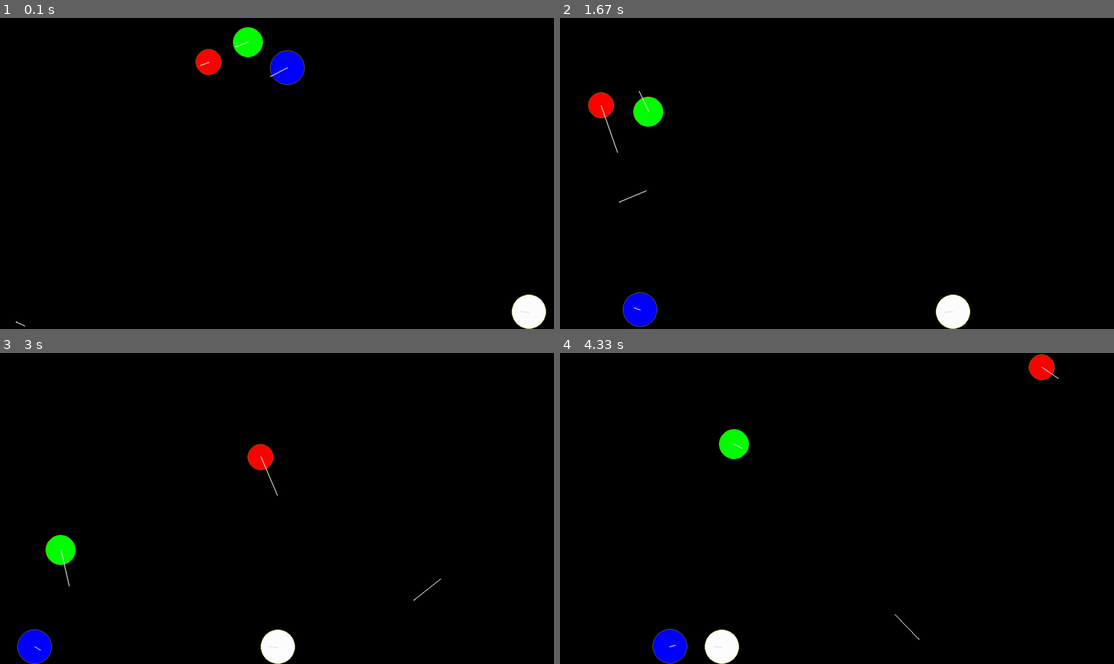
Above: before the commit, frames 1-4 (two rows, left to right).
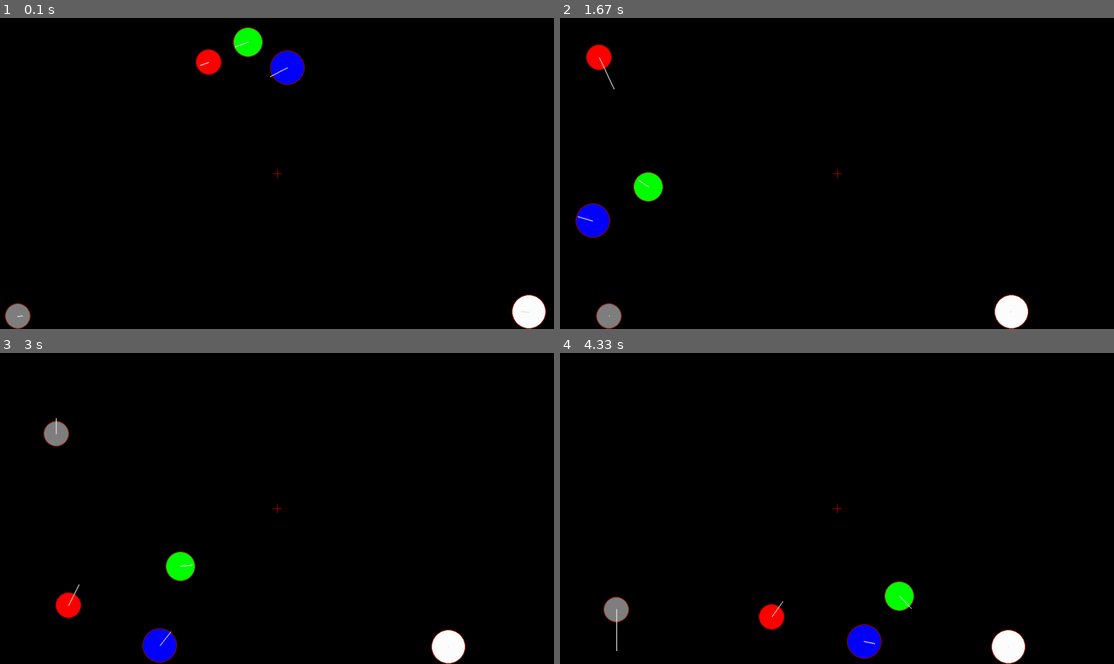
Above: after the commit, the same moments.

Repository: Archasmiel/pygame_bouncing-physics-ball
Game: pygame game, started from start.py
Same seed, same stepped clock (60 frames per second), same inputs: the game is played once before the commit and once after it.
Inputs:
- Up to frame 1 (0.1 s): no input
- Up to frame 2 (1.67 s): no input
- Up to frame 3 (3 s): no input
- Up to frame 4 (4.33 s): no input

The runs differ from the first frame. In frame 1, 0.6% of the frame differs, in the area x 0-99%, y 2-100%; in frame 2, 4.1%; in frame 3, 4.1%, in the area x 3-85%, y 20-100%; in frame 4, 4.1%.

Commit message:
Upload 13.03.2022 - shortened methods update_coordinates, check_bounds, normalizing_balls - added friction power (update_friction, check_bounds)

Diff:
--- a/libs/objects.py
+++ b/libs/objects.py
@@ -1,8 +1,10 @@
-from math import radians, cos, sin, atan
+from math import cos, sin, atan
 
 import pygame
 from libs.physics import Physics
 from libs.types import Color
+
+g = 9.81 * 100
 
 
 def add_list(arr1: list, arr2: list):
@@ -13,7 +15,7 @@
 
 
 def mult_list(mult: float, arr: list):
-    return [mult*elem for elem in arr]
+    return [mult * elem for elem in arr]
 
 
 class Ball:
@@ -28,59 +30,85 @@
     @staticmethod
     def equalify(coord1, coord2, ineq, trig):
         if coord1 > coord2:
-            coord1 += ineq * trig / 2
-            coord2 -= ineq * trig / 2
+            coord1 += ineq * trig / 2 + 1.5
+            coord2 -= ineq * trig / 2 + 1.5
         else:
-            coord1 -= ineq * trig / 2
-            coord2 += ineq * trig / 2
+            coord1 -= ineq * trig / 2 + 1.5
+            coord2 += ineq * trig / 2 + 1.5
+        return coord1, coord2
+
+    @staticmethod
+    def check_bounds(coord, coord_check, bound):
+        return coord_check - bound < coord < coord_check + bound
+
+    def normalizing_balls(self, ball, v1, v2, dist):
+        angle = atan(v2.y - v1.y / v2.x - v1.x)
+        inequality = self.r + ball.r - dist
+        self.physics.x, ball.physics.x = self.equalify(self.physics.x, ball.physics.x,
+                                                       inequality, cos(angle))
+        self.physics.y, ball.physics.y = self.equalify(self.physics.y, ball.physics.y,
+                                                       inequality, sin(angle))
 
     def collide_with(self, ball):
         if self.ident != ball.ident:
-            v1 = pygame.math.Vector2(self.physics.x0, self.physics.y0)
-            v2 = pygame.math.Vector2(ball.physics.x0, ball.physics.y0)
+            v1 = pygame.math.Vector2(self.physics.x, self.physics.y)
+            v2 = pygame.math.Vector2(ball.physics.x, ball.physics.y)
             dist = v1.distance_to(v2)
-            angle = atan(v2.y-v1.y/v2.x-v1.x)
 
             if dist < (self.r + ball.r):
-
-                inequality = self.r + ball.r - dist
-                self.equalify(self.physics.x0, ball.physics.x0, inequality, cos(angle))
-                self.equalify(self.physics.y0, ball.physics.y0, inequality, sin(angle))
+                self.normalizing_balls(ball, v1, v2, dist)
 
                 ma, mb, m = self.mass, ball.mass, self.mass + ball.mass
-                vai = [self.physics.vx0, self.physics.vy0]
-                vbi = [ball.physics.vx0, ball.physics.vy0]
+                vai = [self.physics.vx, self.physics.vy]
+                vbi = [ball.physics.vx, ball.physics.vy]
 
                 vaf = add_list(mult_list((ma - mb) / m, vai), mult_list(2 * mb / m, vbi))
                 vbf = add_list(mult_list(2 * ma / m, vai), mult_list((mb - ma) / m, vbi))
 
-                self.physics.vx0, self.physics.vy0 = vaf[0], vaf[1]
-                ball.physics.vx0, ball.physics.vy0 = vbf[0], vbf[1]
+                self.physics.vx, self.physics.vy = vaf[0], vaf[1]
+                ball.physics.vx, ball.physics.vy = vbf[0], vbf[1]
+
+
+
+    def update_friction(self, screen):
+        speed_mod = (self.physics.vx**2 + self.physics.vy**2) ** 0.5
+        speed_rvect = self.physics.vx/speed_mod, self.physics.vy/speed_mod
+        if self.check_bounds(self.physics.x, self.r, 1) or \
+                self.check_bounds(self.physics.x, screen.get_width() - self.r, 1):
+            self.physics.afry = -speed_rvect[1] * g * self.physics.kfr
+        else:
+            self.physics.afrx = 0
+
+        if self.check_bounds(self.physics.y, self.r, 1) or \
+                self.check_bounds(self.physics.y, screen.get_height() - self.r, 1):
+            self.physics.afrx = -speed_rvect[0] * g * self.physics.kfr
+        else:
+            self.physics.afry = 0
 
     def draw_ball(self, screen):
-        pygame.draw.circle(screen, self.color, (round(self.physics.x0), round(self.physics.y0)), self.r)
-        pygame.draw.circle(screen, (128, 128, 0), (round(self.physics.x0), round(self.physics.y0)), self.r, 1)
-        pygame.draw.line(screen, (225, 225, 225), (self.physics.x0, self.physics.y0),
-                         (self.physics.x0 + self.physics.vx0 / 10, self.physics.y0 + self.physics.vy0 / 10), 2)
+        pygame.draw.circle(screen, self.color, (round(self.physics.x), round(self.physics.y)), self.r)
+        pygame.draw.circle(screen, (128, 12, 0), (round(self.physics.x), round(self.physics.y)), self.r, 2)
+        pygame.draw.line(screen, (225, 225, 225), (self.physics.x, self.physics.y),
+                         (self.physics.x + self.physics.vx / 10, self.physics.y + self.physics.vy / 10), 2)
+
+    @staticmethod
+    def update_coordinates(coord, speed, mini, maxi, k):
+        if abs(speed) < 10 ** -8:
+            speed = 0
+        if coord <= mini:
+            speed *= -k
+            coord = mini
+        elif coord >= maxi:
+            speed *= -k
+            coord = maxi
+        return coord, speed
 
     def update_ball(self, screen, dt):
 
         self.physics.gravity_update_x(dt)
-        if abs(self.physics.vx0) < 10 ** -8:
-            self.physics.vx0 = 0
-        if self.physics.x0 < self.r:
-            self.physics.vx0 = -self.physics.vx0 * self.physics.kx
-            self.physics.x0 = self.r
-        elif self.physics.x0 > (screen.get_width() - self.r):
-            self.physics.vx0 = -self.physics.vx0 * self.physics.kx
-            self.physics.x0 = screen.get_width() - self.r
+        self.physics.x, self.physics.vx = self.update_coordinates(self.physics.x, self.physics.vx, self.r,
+                                                                  screen.get_width() - self.r, self.physics.kx)
 
         self.physics.gravity_update_y(dt)
-        if abs(self.physics.vy0) < 10 ** -8:
-            self.physics.vy0 = 0
-        if self.physics.y0 < self.r:
-            self.physics.vy0 = -self.physics.vy0 * self.physics.ky
-            self.physics.y0 = self.r
-        elif self.physics.y0 > (screen.get_height() - self.r):
-            self.physics.vy0 = -self.physics.vy0 * self.physics.ky
-            self.physics.y0 = screen.get_height() - self.r
+        self.physics.y, self.physics.vy = self.update_coordinates(self.physics.y, self.physics.vy, self.r,
+                                                                  screen.get_height() - self.r, self.physics.ky)
--- a/libs/physics.py
+++ b/libs/physics.py
@@ -3,19 +3,23 @@
 
 class Physics:
 
-    def __init__(self, coordinates: tuple, speed: tuple, acceleration: tuple, coefficient: tuple):
-        self.x0, self.y0 = coordinates[0], coordinates[1]
-        self.vx0, self.vy0 = speed[0], speed[1]
-        self.ax0, self.ay0 = acceleration[0], acceleration[1] + g
+    def __init__(self, coordinates: tuple, speed: tuple, acceleration: tuple, coefficient: tuple, friction: float):
+        self.x, self.y = coordinates[0], coordinates[1]
+        self.vx, self.vy = speed[0], speed[1]
+        self.ax, self.ay = acceleration[0], acceleration[1] + g
+
+        self.afrx, self.afry = 0, 0
+
         self.kx, self.ky = 1 - coefficient[0], 1 - coefficient[1]
+        self.kfr = friction
 
     def gravity_update_x(self, dt):
-        self.x0 += self.vx0 * dt + self.ax0 * (dt ** 2) / 2
-        self.vx0 += self.ax0 * dt
+        self.x += self.vx * dt + self.ax * (dt ** 2) / 2
+        self.vx += (self.ax + self.afrx) * dt
 
     def gravity_update_y(self, dt):
-        self.y0 += self.vy0 * dt + self.ay0 * (dt ** 2) / 2
-        self.vy0 += self.ay0 * dt
+        self.y += self.vy * dt + self.ay * (dt ** 2) / 2
+        self.vy += (self.ay + self.afry) * dt
 
     def get_tuple(self):
-        return (self.x0, self.y0), (self.vx0, self.vy0), (self.ax0, self.ay0)
+        return (self.x, self.y), (self.vx, self.vy), (self.ax, self.ay), (self.afrx, self.afry)
--- a/start.py
+++ b/start.py
@@ -1,35 +1,47 @@
+import math
 import time
 import pygame
 from data.colors import BLACK, WHITE, GREY, RED, GREEN, BLUE
 from libs.objects import Ball
 from libs.physics import Physics
 
+UPDATING = 5
 FPS = 100
 W, H = 1280, 720
 
-surrounding = (0.1,  0.1)
+surrounding = (0.2,  0.2)
 acceleration = (0, 0)
-ball1 = Ball('id1', 2, 10, GREY, Physics((20, H-20), (200, 0), acceleration, surrounding))
-ball2 = Ball('id2', 40, 10, WHITE, Physics((W-40, H-40), (-200, 0), acceleration, surrounding))
-ball3 = Ball('id3', 30, 25, RED, Physics((500, 100), (-200, -20), acceleration, surrounding))
-ball4 = Ball('id4', 35, 35, GREEN, Physics((600, 50), (-300, 20), acceleration, surrounding))
-ball5 = Ball('id5', 40, 45, BLUE, Physics((700, 100), (-400, 120), acceleration, surrounding))
+friction = 0.1
+ball1 = Ball('id1', 30, 10, GREY, Physics((20, H-20), (200, 0), acceleration, surrounding, friction))
+ball2 = Ball('id2', 40, 10, WHITE, Physics((W-40, H-40), (-200, 0), acceleration, surrounding, friction))
+ball3 = Ball('id3', 30, 250, RED, Physics((500, 100), (-200, -20), acceleration, surrounding, friction))
+ball4 = Ball('id4', 35, 350, GREEN, Physics((600, 50), (-300, 20), acceleration, surrounding, friction))
+ball5 = Ball('id5', 40, 450, BLUE, Physics((700, 100), (-400, 120), acceleration, surrounding, friction))
 balls = [ball1, ball2, ball3, ball4, ball5]
 
 
 def physics(screen, dt):
-    for num1, i in enumerate(balls):
-        for num2, j in enumerate(balls):
-            if num1 < num2:
-                i.collide_with(j)
-    for i in balls:
-        i.update_ball(screen, dt)
+    for _ in range(UPDATING):
+        for num1, i in enumerate(balls):
+            for num2, j in enumerate(balls):
+                if num1 < num2:
+                    i.collide_with(j)
+        for i in balls:
+            i.update_friction(screen)
+            # if i.ident == 'id1':
+            #     print(i.physics.get_tuple())
+            i.update_ball(screen, dt/UPDATING)
 
 
 def draw(screen):
     screen.fill(BLACK.color)
     for i in balls:
         i.draw_ball(screen)
+    pygame.draw.line(screen, RED.color, (W//2+10*math.cos(-math.pi/2), H//2+10*math.sin(-math.pi/2)),
+                     (W//2+10*math.cos(math.pi/2), H//2+10*math.sin(math.pi/2)))
+    pygame.draw.line(screen, RED.color, (W//2+10*math.cos(0), H//2+10*math.sin(0)),
+                     (W//2+10*math.cos(math.pi), H//2+10*math.sin(math.pi)))
+    pygame.display.flip()
 
 
 def run():
@@ -44,14 +56,13 @@
             if event.type == pygame.QUIT:
                 exit()
 
+        clock.tick(FPS)
         dt = time.time() - time_last
 
         physics(screen, dt)
         draw(screen)
-        pygame.display.flip()
 
         time_last = time.time()
-        clock.tick(FPS)
 
 
 def main():
